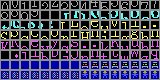
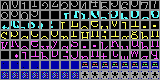
The second 160 × 80 image is a revision of the first. Changes to its layers:
painted on "Background" over [81, 71, 159, 79]
